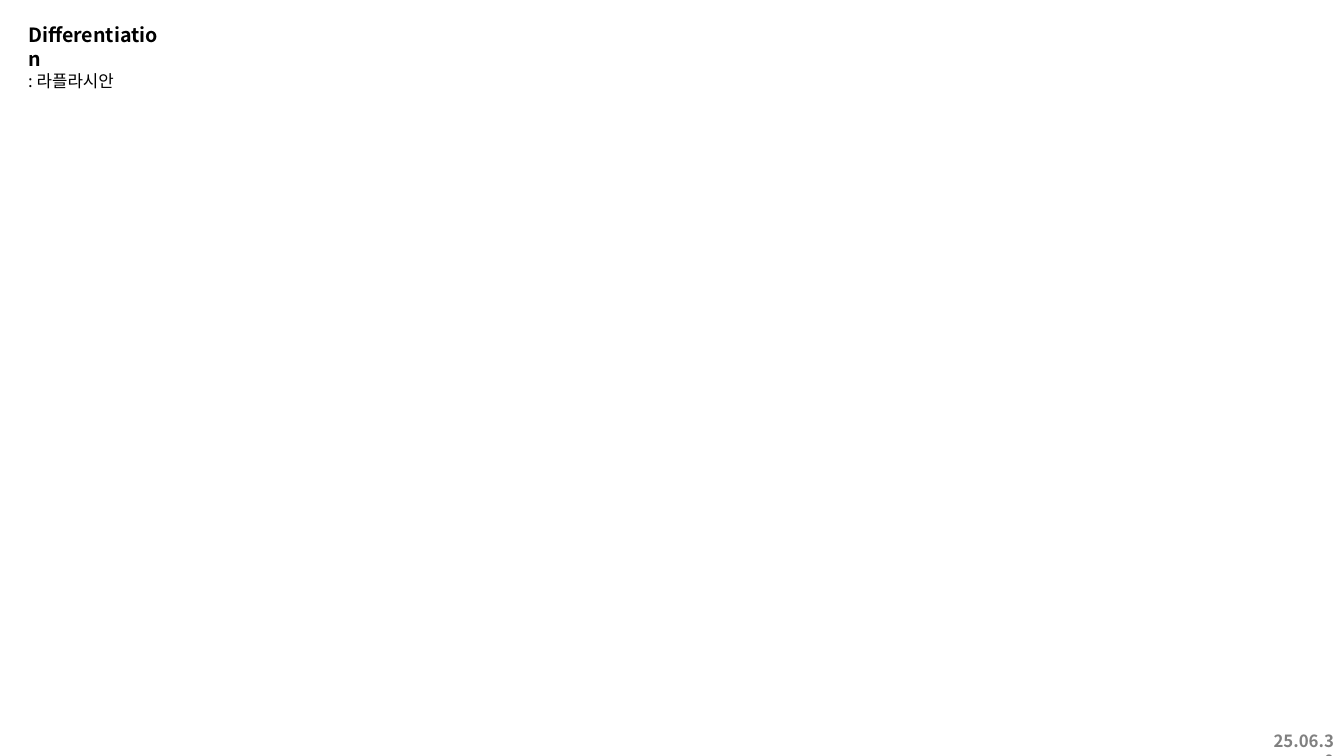
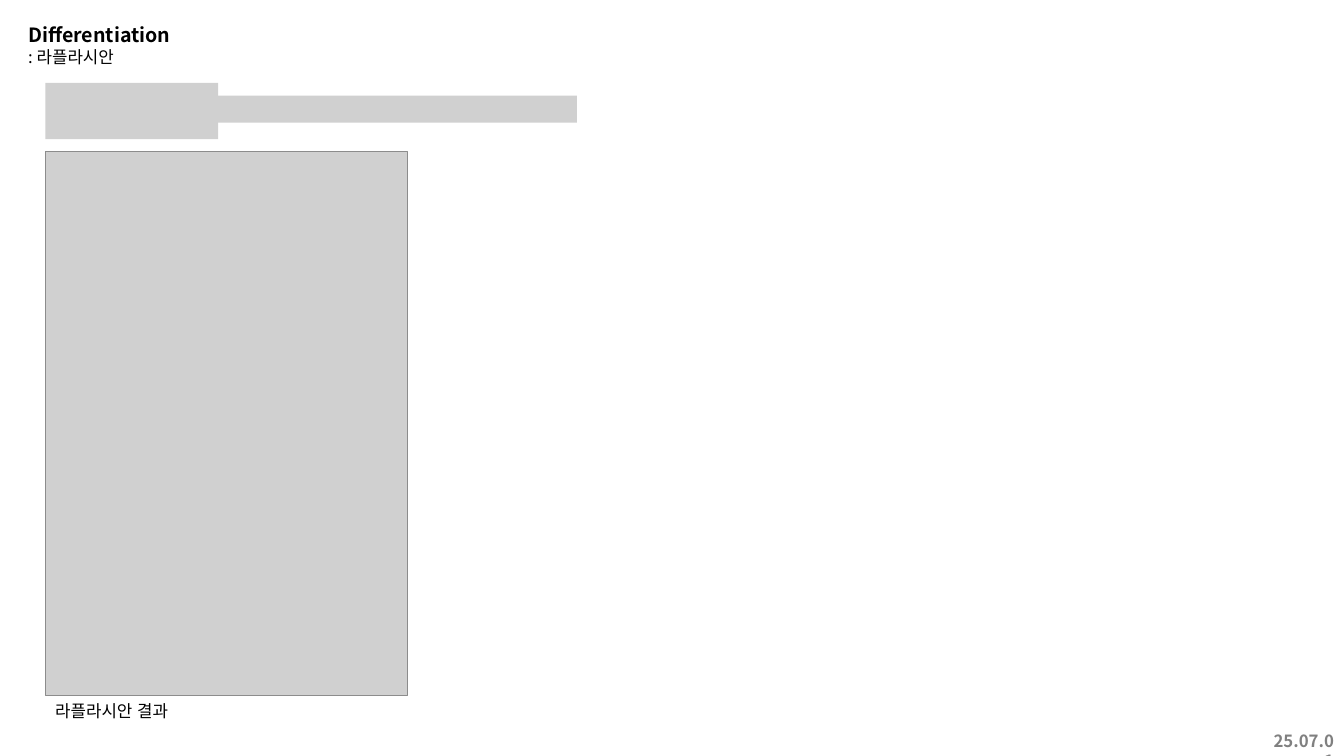
Before and after one commit to jyyun1209/Lab, a slide deck: slide 4 of Doc/정리 자료/250630_Differentiation.pptx (slide 3 before the commit). Drawn at 1344x756 pixels with LibreOffice and Linux fonts; fonts in the diff are those of the drawing; grey boxes stand for pictures. Boxes give left, top, right and bottom in pixels: in the first picture for what was removed or moved away, otherwise in the second. Text is boxed around its words. In the diff, an @@ line names an element or a change of style, - is before the commit and + after.

Commit message:
1. 이미지 저장 후 팝업 추가 2. 이미지 미분 결과 Anchor 추가 3. 라플라시안 입력/출력 타입 동일화

```diff
--- a/Doc/정리 자료/250630_Differentiation.pptx
+++ b/Doc/정리 자료/250630_Differentiation.pptx
@@ text "Differentiation" rewrapped from (37, 73, 114, 89) to (28, 26, 170, 65) @@
@@ picture added at (45, 83, 219, 139) @@
@@ picture added at (206, 96, 578, 123) @@
@@ picture added at (45, 152, 408, 696) @@
@@ text added at (55, 703, 168, 719), 12 pt, text #000000 @@
+라플라시안 결과
@@ text at (1274, 734, 1334, 747): text changed @@
-25.06.30
+25.07.01
```
Also in this commit, not shown: 1 other slide changed, 1 slide added, 16 other files.
